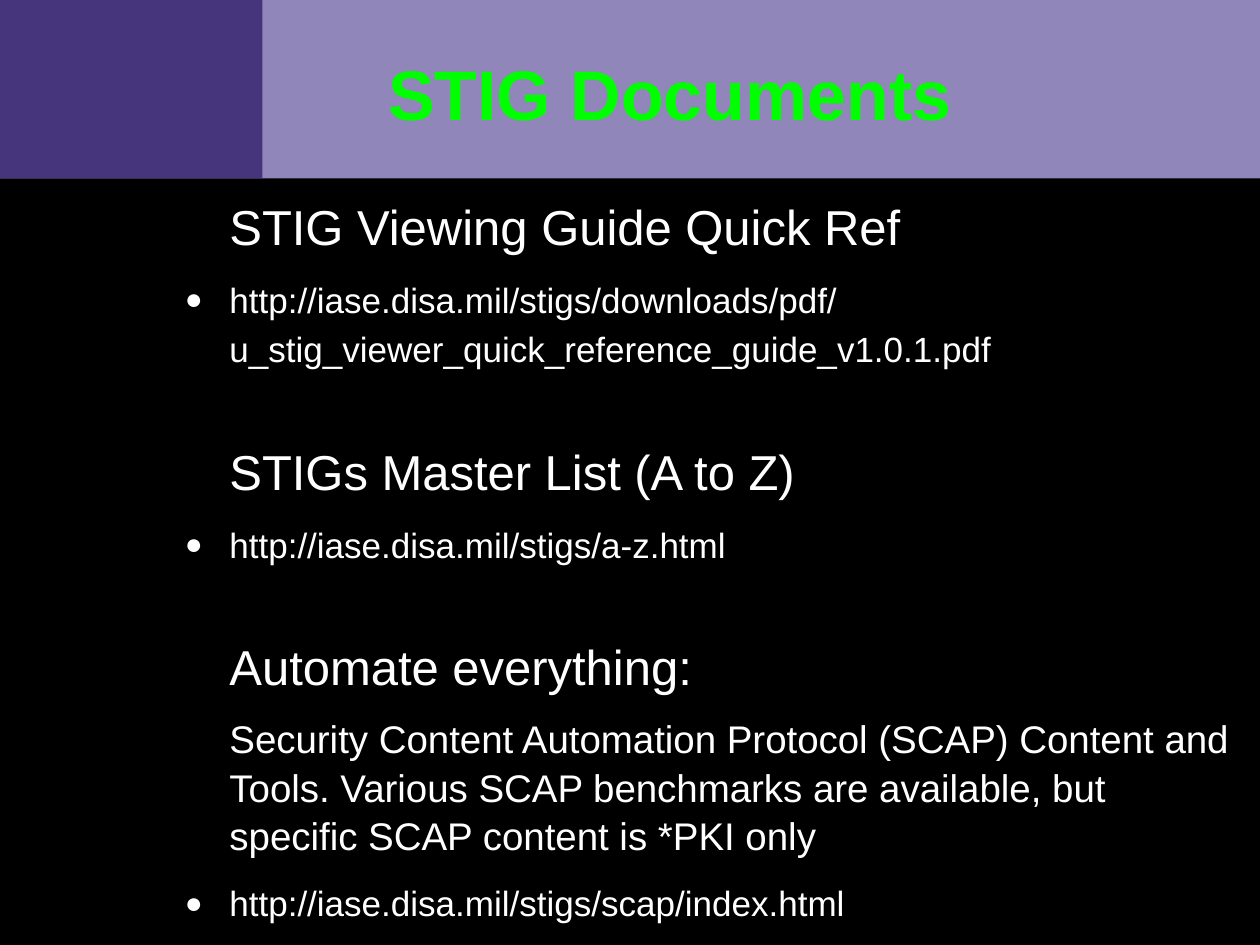
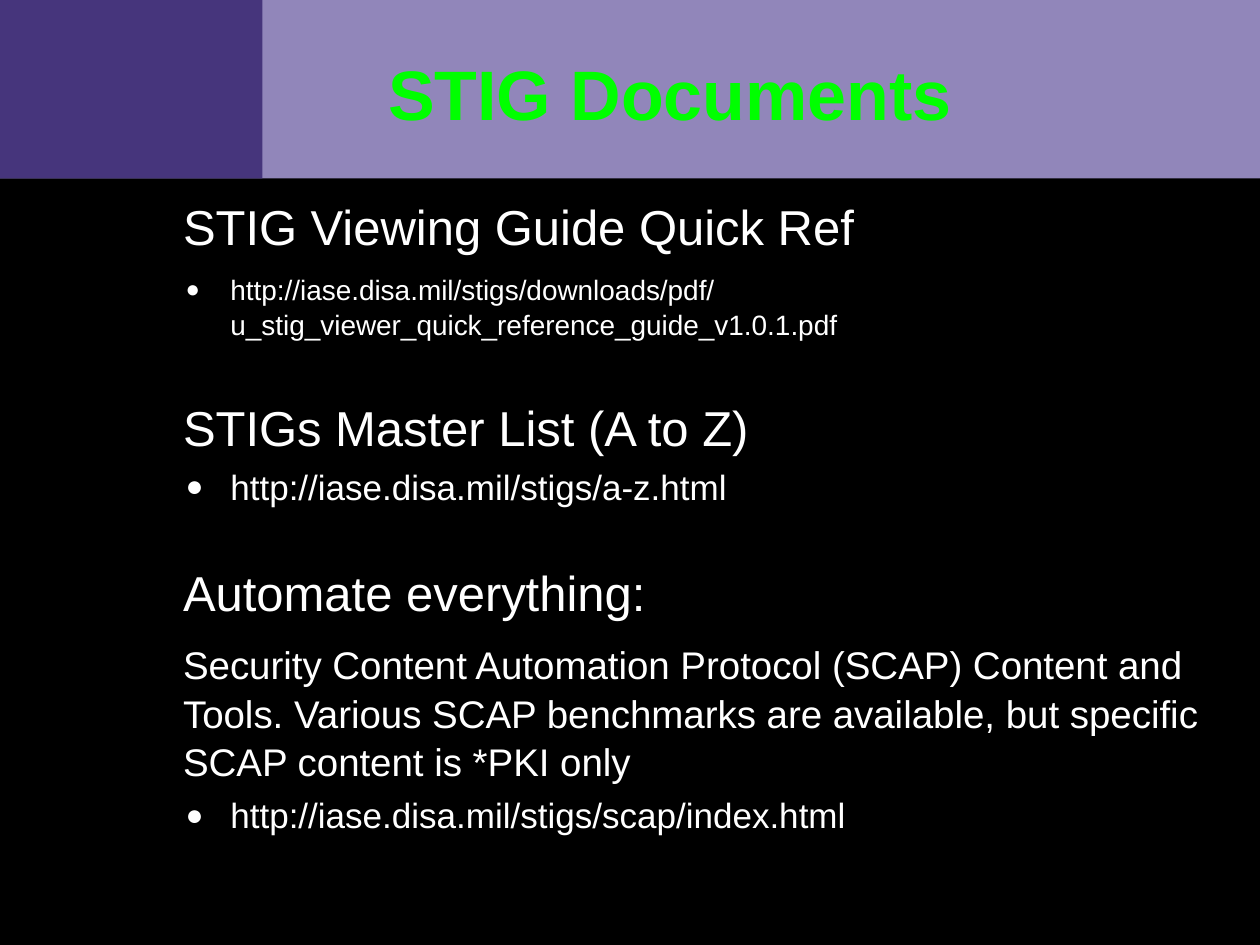
Before and after one commit to VCTLabs/elc2015-presentations, a slide deck: slide 11 of security_IoT/security_assessment_slides.odp. Drawn at 1260x945 pixels with LibreOffice and Linux fonts; fonts in the diff are those of the drawing; background and template pictures are left out. Boxes give left, top, right and bottom in pixels: in the first picture for what was removed or moved away, otherwise in the second. Text is boxed around its words. In the diff, an @@ line names an element or a change of style, - is before the commit and + after.

```diff
--- a/security_IoT/security_assessment_slides.odp
+++ b/security_IoT/security_assessment_slides.odp
@@ text "STIG Viewing Guide Quick Ref": place and size @@
-text "STIG Viewing Guide Quick Ref" at <box>229,209,1229,923</box>
+text "STIG Viewing Guide Quick Ref" at <box>183,209,1198,835</box>
@@ text at <box>230,279,845,835</box>: size 20 to 16 pt in "http://iase.disa.mil/stigs/downloads/pdf/u_stig_viewer_quick ..."; list level 1 to 2 in "http://iase.disa.mil/stigs/downloads/pdf/u_stig_viewer_quick ..."; line spacing 28pt to 20pt; list level 1 to 2 in "http://iase.disa.mil/stigs/a-z.html"; list level 1 to 2 in "http://iase.disa.mil/stigs/scap/index.html" @@
```
Also in this commit, not shown: 12 other slides changed, 1 other file.
